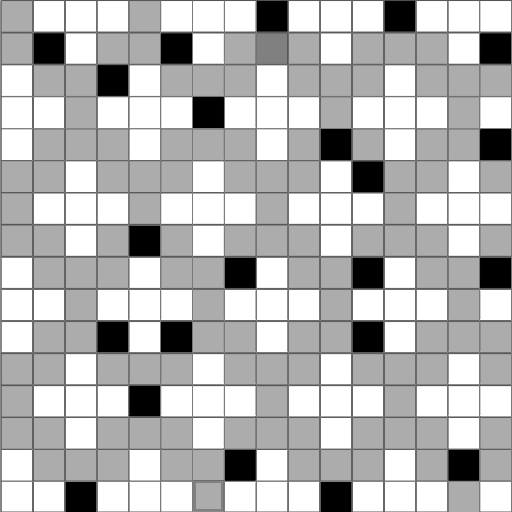
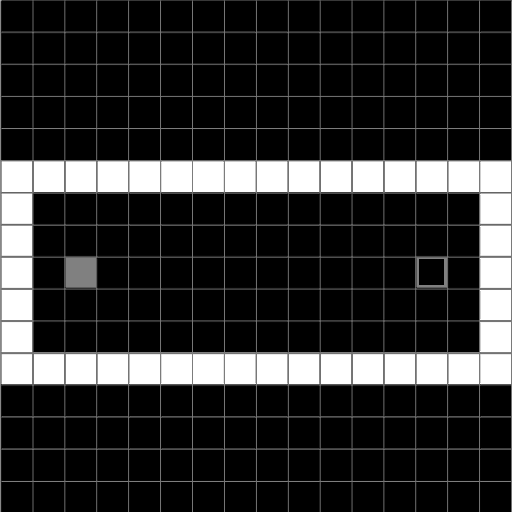
Two versions of the same layered image (512x512). Layer-by-layer changes:
hid group "Level 8" (8 layers) over [1, 0, 512, 512]
showed group "Level 1" (6 layers) over [1, 0, 512, 512]
